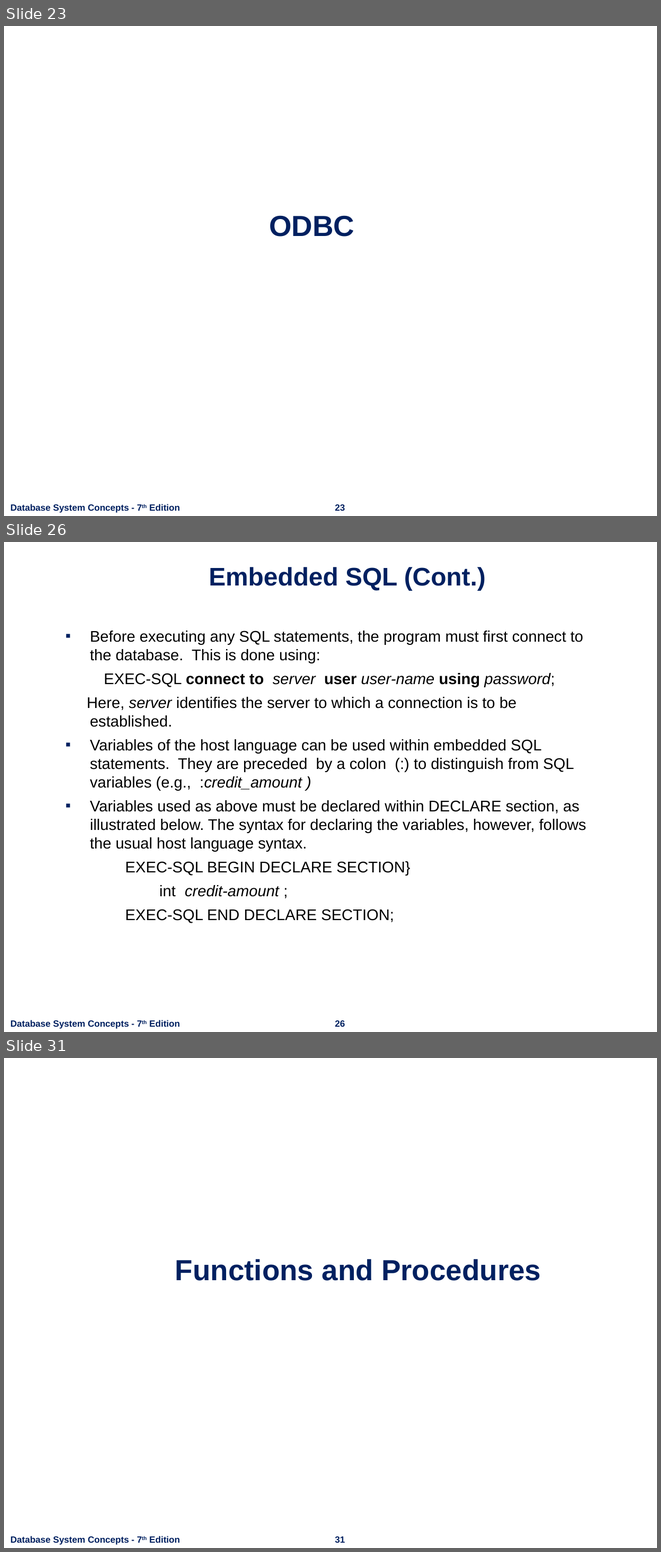
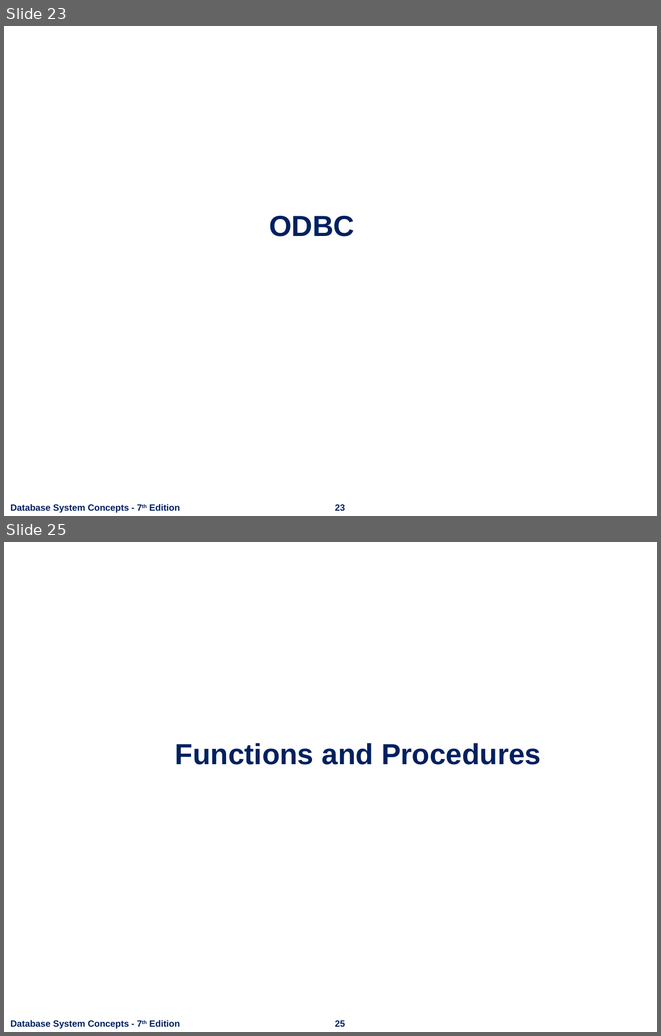
Before and after one commit to nashurgessa/DB-practices, a slide deck: Slides/L18-24 Advanced SQL.pptx. Shown one above the other, each under a label of ours: slides 23, 26 and 31 before the commit, slides 23 and 25 after it; the slides between them are not shown. The pictures are 661x1552 and 661x1036 pixels, drawn with LibreOffice and Linux fonts; fonts in the diff are those of the drawing; background and template pictures are left out. Boxes give left, top, right and bottom in pixels: in the first picture for what was removed or moved away, otherwise in the second. Text is boxed around its words. In the diff, an @@ line names an element or a change of style, - is before the commit and + after.

```diff
--- a/Slides/L18-24 Advanced SQL.pptx
+++ b/Slides/L18-24 Advanced SQL.pptx
@@ slide 26 removed at [4,542,657,1032], background #FFFFFF; not listed: 2 template elements that a slide beside it also shows @@
@@ title removed at [209,567,486,590] @@
-Embedded SQL (Cont.)
@@ text removed at [87,631,586,923] @@
-▪ Before executing any SQL statements, the program must first connect to the database. This is done using:
-EXEC-SQL connect to server user user-name using password;
-Here, server identifies the server to which a connection is to be established.
-▪ Variables of the host language can be used within embedded SQL statements. They are preceded by a colon (:) to distinguish from SQL variables (e.g., :credit_amount )
-▪ Variables used as above must be declared within DECLARE section, as illustrated below. The syntax for declaring the variables, however, follows the usual host language syntax.
-EXEC-SQL BEGIN DECLARE SECTION}
-int credit-amount ;
-EXEC-SQL END DECLARE SECTION;
@@ what was slide 31 is now slide 25 @@
@@ page number at [335,1020,345,1026]: text changed @@
-31
+25
```
Also in this commit, not shown: 9 slides changed, 11 slides added, 12 other slides removed, 2 other files.
